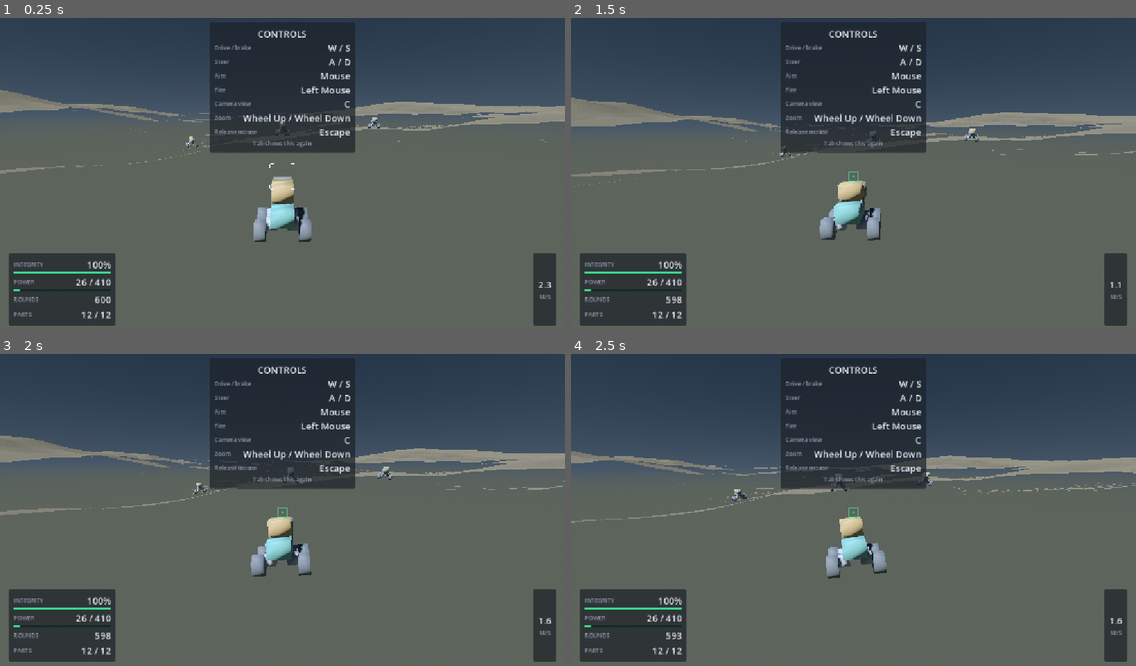
Above: before the commit, frames 1-4 (two rows, left to right).
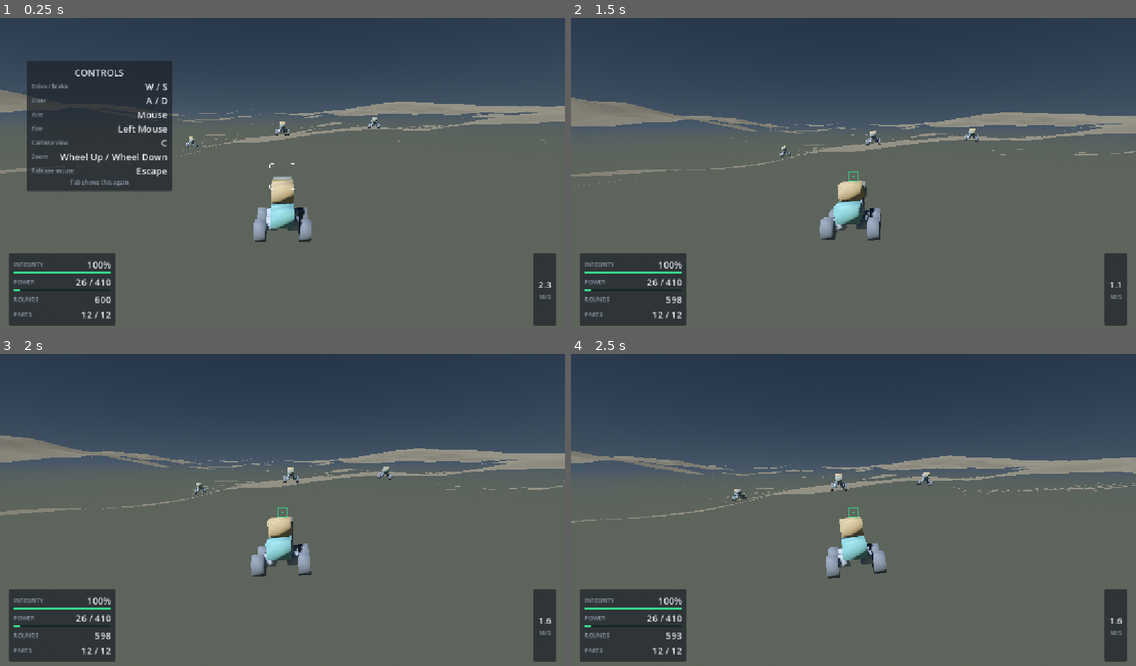
Above: after the commit, the same moments.

Repository: RobLobsta/project-syndicate
Game: Godot game, scene res://scenes/match/arena_basin.tscn
Same seed, same stepped clock (60 frames per second), same inputs: the game is played once before the commit and once after it. This scene is started directly instead of the project's main scene.
Inputs (mouse positions are in pixels of both pictures, inside the frame that each line leads up to):
- Up to frame 1 (0.25 s): no input
- Up to frame 2 (1.5 s): tap Enter (ui_accept) at 0.5, 0.77 s; move the mouse to (881, 174) at 0.52 s; hold M (build_mirror_toggle) 0.53-1.28 s; hold E (effector_cycle_group) from 0.53 s (still down); click (881, 174) at 0.67 s; move the mouse to (825, 177) at 1.27 s; tap Middle mouse button (build_pick) at 1.35 s; click (825, 177) at 1.42 s
- Up to frame 3 (2 s): keep holding E (effector_cycle_group); tap Enter (ui_accept) at 1.52 s
- Up to frame 4 (2.5 s): keep holding E (effector_cycle_group); move the mouse to (864, 506) at 2.02 s; press the mouse at (864, 506) at 2.03 s

The runs differ from the first frame. In frame 1, 20% of the frame differs, in the area x 4-63%, y 1-56%; in frame 2, 9.9%; in frame 3, 9.8%; in frame 4, 9.3%.

Commit message:
Get the controls card out of the fight
Doc 11 section 14.6 centred the card in the upper two fifths on the reasoning
that the middle of the screen is what a player looks at. The first capture of
a real match falsified it: the opponents close from ahead, so the middle is
exactly where a first-time player must be looking, and the dwell outlasts the
engagement that decides the match. The capture has an opponent directly
behind the panel at seven seconds and the card still up at ten.

Two changes, both of which section 14.6 now owns.

The card moves to the upper left, which is the only quarter of this interface
with nothing in it — the status panel is bottom left, the speed readout bottom
right, and the event feed top right.

And the dwell becomes a ceiling rather than a duration. A player who drives,
steers, or fires has demonstrated the half of the card that matters, so
whatever dwell is left collapses to the fade. Camera, zoom, and mouse release
deliberately do not count: those are the rows a player is least likely to
find alone, so pressing one is not evidence of having read the rest.

Actions are tested through Input.is_action_pressed, so a rebind is honoured
here exactly as it is on the row that lists it. The first-run flag half is
still absent and still waiting on SyndicateSettings.

Co-Authored-By: Claude Opus 5 <noreply@anthropic.com>
Claude-Session: https://claude.ai/code/session_014FsT8q3MS2optt9bqgCxto

Diff:
--- a/src/ui/hud/control_card.gd
+++ b/src/ui/hud/control_card.gd
@@ -18,30 +18,50 @@
 ## allowlisted [code]_process[/code] in the HUD and already ages the event feed
 ## against real time for §14.4. A second timer on a second node would be a second
 ## answer to how long a message stays up.
+##
+## [b]It stands down when the player shows they do not need it, and it sits out of
+## the way until then.[/b] Both halves were found by looking at a capture rather
+## than at a test: centred, it covered exactly the band of screen the three
+## opponents approach through, for the whole of the opening engagement, which is
+## decided inside its own dwell. §14.6 owns both constants.
 
 ## ===== TIMING (§14.6) ==================================================
 
-## How long the card stays up unprompted at the start of a match. Long enough to
-## read eight rows without hurrying, short enough that it is gone before the
-## opponents arrive — they close in about fifteen seconds.
+## How long the card stays up unprompted at the start of a match, for a player
+## who does nothing at all. It is a ceiling rather than a duration:
+## [method age] takes the card down as soon as the player drives, steers, or
+## fires, which is almost always first.
 const DWELL_S: float = 11.0
 ## The fade at the end of the dwell, borrowed from §9.2's toast so that
-## everything in this interface that goes away goes away at the same speed.
+## everything in this interface that goes away goes away at the same speed. It is
+## also what the dwell collapses to when the player acts, so the card leaves the
+## same way whichever thing takes it down.
 const FADE_S: float = 0.35
 
 const PANEL_MIN_WIDTH_PX: float = 300.0
 const ROW_SEPARATION_PX: int = 2
 
-## Fraction of the viewport height the card is centred within, measured from the
-## top.
-##
-## [b]Not the whole screen, and this was found by looking at it.[/b] Centred on
-## the viewport the card sits exactly on top of the player's own Assembly, which
-## §13.5 frames at about the middle — so the first thing a new player is shown is
-## a panel over the one object the panel is telling them how to drive. Centred in
-## the upper two fifths it clears the hull and still reads as the thing to look
-## at, because nothing else is up there.
-const VERTICAL_BAND: float = 0.44
+## ===== PLACEMENT (§14.6) ===============================================
+
+## The band of viewport the card is laid out inside, as fractions of the whole,
+## and the inset from the two edges it hugs.
+##
+## [b]The upper left, and this was decided by looking at a capture.[/b] Centred —
+## which is what this was, in the upper two fifths — the card covers the middle of
+## the screen for the whole of a dwell that the opening engagement is decided
+## inside. The three opponents close from ahead, so "the middle" is precisely
+## where a first-time player needs to be looking, and the capture that found it
+## has an opponent directly behind the panel at seven seconds.
+##
+## The other three corners are taken: §14.2's status panel is bottom left, §14.3's
+## speed readout bottom right, and §14.4's event feed top right. The upper left is
+## the only quarter of this interface with nothing in it, which is why the card
+## can be moved at all rather than merely shrunk.
+const BAND_LEFT: float = 0.0
+const BAND_TOP: float = 0.0
+const BAND_RIGHT: float = 0.34
+const BAND_BOTTOM: float = 0.66
+const BAND_INSET_PX: float = 16.0
 
 ## ===== STRING KEYS =====================================================
 ## CLAUDE.md §10 rule 8: never a literal user-facing string.
@@ -74,6 +94,19 @@
 const ACTION_RELEASE_MOUSE: StringName = &"build_cancel"
 const ACTION_TOGGLE_CARD: StringName = &"hud_toggle_stats"
 
+## ===== STAND-DOWN (§14.6) ==============================================
+
+## The actions that count as the player having learned the controls.
+##
+## Driving, steering, and firing — the three the card is mostly there to teach,
+## and the three a player reaches for first. Deliberately [b]not[/b] the camera
+## toggle, the zoom, or the mouse release: those are the rows a player is least
+## likely to find on their own, so pressing one is not evidence they have read the
+## rest, and the card being up is how they find the next one.
+const ACTED_ACTIONS: Array[StringName] = [
+	ACTION_THROTTLE, ACTION_BRAKE, ACTION_STEER_LEFT, ACTION_STEER_RIGHT, ACTION_FIRE
+]
+
 ## Seconds of dwell left, or zero when the card is down. Negative is not a state:
 ## the card is either up with time on it or not up at all.
 var _remaining_s: float = 0.0
@@ -84,8 +117,13 @@
 
 
 func _init() -> void:
-	set_anchors_preset(Control.PRESET_FULL_RECT)
-	anchor_bottom = VERTICAL_BAND
+	anchor_left = BAND_LEFT
+	anchor_top = BAND_TOP
+	anchor_right = BAND_RIGHT
+	anchor_bottom = BAND_BOTTOM
+	offset_left = BAND_INSET_PX
+	offset_top = BAND_INSET_PX
+	offset_right = 0.0
 	offset_bottom = 0.0
 	mouse_filter = Control.MOUSE_FILTER_IGNORE
 	visible = false
@@ -137,14 +175,33 @@
 
 ## Ages the dwell by [param dt] seconds of real time, fading over the last
 ## [constant FADE_S] of it. Driven by [MatchHud]; see the class comment.
+##
+## A player who drives, steers, or fires has demonstrated the half of this card
+## that matters, so the remaining dwell collapses to the fade rather than running
+## out on a clock. It reads the live [InputMap] through
+## [method Input.is_action_pressed] and never a keycode, so a rebind is honoured
+## here exactly as it is on the row that lists it.
 func age(dt: float) -> void:
 	if _remaining_s <= 0.0:
 		return
+	if _remaining_s > FADE_S and player_has_acted():
+		_remaining_s = FADE_S
 	_remaining_s -= dt
 	if _remaining_s <= 0.0:
 		dismiss()
 		return
 	modulate.a = minf(1.0, _remaining_s / FADE_S)
+
+
+## True while the player is holding any of [constant ACTED_ACTIONS].
+##
+## Public because it is the whole of the stand-down rule and a test that could
+## only reach it through [method age] would be asserting two things at once.
+func player_has_acted() -> bool:
+	for action: StringName in ACTED_ACTIONS:
+		if Input.is_action_pressed(action):
+			return true
+	return false
 
 
 ## ===== PRIVATE =========================================================
--- /dev/null
+++ b/tests/unit/test_control_card.gd
@@ -0,0 +1,154 @@
+extends TestCase
+## [ControlCard]'s dwell and stand-down, from
+## [code]docs/RESPONSIVE_GARAGE_UI.md[/code] §14.6.
+##
+## The card is the first thing a player sees in a match and it was, for two
+## sessions, the thing they saw *instead of* the match: centred, opaque, and up
+## for eleven seconds across the band of screen three opponents approach through.
+## Neither the placement nor the dwell moved a single check.
+##
+## Both halves are asserted here. The placement is geometry and reads as a
+## triviality until you notice that nothing else in the repository could have
+## caught it — the capture did. The stand-down is behaviour, and it is driven
+## through the real [InputMap] rather than through a flag, because §14.6's rule is
+## about what the player pressed and a test that set a boolean would assert the
+## boolean (LEARNED_FACTS.md §1 fact 40).
+##
+## No tree and no viewport: [method ControlCard.age] and the anchors are readable
+## on a node that has never been added to anything, and putting a [Control] under
+## the autoload root to look at four floats would be the more fragile test.
+
+## §14.4's event feed is the top right and §14.2's status panel the bottom left,
+## so the card must not reach into either. Quoted by value from §14.6 rather than
+## imported: a test that read [constant ControlCard.BAND_RIGHT] back out of the
+## source would move with it and assert nothing.
+const DOC_BAND_RIGHT: float = 0.34
+const DOC_BAND_BOTTOM: float = 0.66
+
+var _card: ControlCard = null
+
+
+func before_all() -> void:
+	_card = ControlCard.new()
+
+
+func after_all() -> void:
+	if _card != null:
+		_card.free()
+		_card = null
+
+
+## Released at the top of every test rather than the bottom: the runner sorts
+## methods, and a test that failed part-way through would otherwise leave a key
+## held for the next one (LEARNED_FACTS.md §1 fact 40).
+func _release_all() -> void:
+	for action: StringName in ControlCard.ACTED_ACTIONS:
+		Input.action_release(action)
+
+
+func test_the_card_sits_in_the_upper_left_and_leaves_the_other_corners_alone() -> void:
+	_release_all()
+	check_approx(_card.anchor_left, 0.0, "flush to the left edge, before its inset")
+	check_approx(_card.anchor_top, 0.0, "and to the top")
+	check_approx(_card.anchor_right, DOC_BAND_RIGHT, "a third of the width, per §14.6")
+	check_approx(_card.anchor_bottom, DOC_BAND_BOTTOM, "and two thirds of the height")
+	# The assertion that carries the finding: whatever the band is, it must not be
+	# the middle of the screen, because that is where the opponents come from.
+	check_true(
+		_card.anchor_right < 0.5,
+		"the card clears the centre of the screen horizontally, which is the whole "
+			+ "point of §14.6's placement amendment"
+	)
+	check_true(_card.offset_left > 0.0, "and is inset from the edge rather than flush")
+
+
+func test_the_dwell_runs_out_for_a_player_who_does_nothing() -> void:
+	_release_all()
+	_card.raise()
+	check_true(_card.is_raised(), "raising it puts it up")
+	# One second short of the dwell, in one-second steps: a player sitting still
+	# keeps the card for the whole of it.
+	for i: int in int(ControlCard.DWELL_S) - 1:
+		_card.age(1.0)
+	check_true(_card.is_raised(), "and it is still up a second before the dwell expires")
+	_card.age(2.0)
+	check_false(_card.is_raised(), "and down after it")
+
+
+## §14.6's stand-down. The card goes when the player takes hold of the machine,
+## which is almost always long before eleven seconds.
+func test_driving_takes_the_card_down_without_waiting_for_the_dwell() -> void:
+	_release_all()
+	_card.raise()
+	_card.age(0.5)
+	check_true(_card.is_raised(), "half a second in, the card is up")
+
+	Input.action_press(ControlCard.ACTION_THROTTLE)
+	check_true(_card.player_has_acted(), "the throttle counts as having acted")
+	_card.age(0.01)
+	check_true(
+		_card.is_raised(),
+		"the card does not vanish on the frame the key goes down; it fades"
+	)
+	_card.age(ControlCard.FADE_S)
+	check_false(
+		_card.is_raised(),
+		"and is gone one fade later, not %.1f seconds later" % ControlCard.DWELL_S
+	)
+	_release_all()
+
+
+## Every action in §14.6's list, one at a time. A list that had lost an entry
+## would pass a test that only pressed the throttle.
+func test_every_acted_action_stands_the_card_down() -> void:
+	_release_all()
+	for action: StringName in ControlCard.ACTED_ACTIONS:
+		_card.raise()
+		_card.age(0.5)
+		Input.action_press(action)
+		_card.age(0.01)
+		_card.age(ControlCard.FADE_S)
+		check_false(_card.is_raised(), "%s takes the card down" % action)
+		Input.action_release(action)
+
+
+## The exclusions are a decision and not an oversight — §14.6 says why — so they
+## are asserted, or the list could quietly grow to every action in the map.
+func test_the_rows_a_player_cannot_guess_do_not_stand_it_down() -> void:
+	_release_all()
+	for action: StringName in [
+		ControlCard.ACTION_CAMERA,
+		ControlCard.ACTION_ZOOM_IN,
+		ControlCard.ACTION_RELEASE_MOUSE,
+	] as Array[StringName]:
+		_card.raise()
+		Input.action_press(action)
+		_card.age(0.01)
+		_card.age(ControlCard.FADE_S)
+		check_true(
+			_card.is_raised(),
+			"%s is a row a player is least likely to find alone; pressing it is not "
+				% action + "evidence they have read the rest"
+		)
+		Input.action_release(action)
+	_card.dismiss()
+
+
+## The toggle is the way back to it, and it must survive the stand-down: a player
+## who pressed the throttle and then wants the card again presses
+## [constant ControlCard.ACTION_TOGGLE_CARD] and gets a full dwell.
+func test_the_toggle_restores_a_full_dwell_after_a_stand_down() -> void:
+	_release_all()
+	_card.raise()
+	Input.action_press(ControlCard.ACTION_THROTTLE)
+	_card.age(0.01)
+	_card.age(ControlCard.FADE_S)
+	check_false(_card.is_raised(), "the card stood down")
+	Input.action_release(ControlCard.ACTION_THROTTLE)
+
+	_card.toggle()
+	check_true(_card.is_raised(), "and the toggle brings it back")
+	for i: int in int(ControlCard.DWELL_S) - 1:
+		_card.age(1.0)
+	check_true(_card.is_raised(), "with the whole dwell on it again")
+	_card.dismiss()
Not shown, added: tests/unit/test_control_card.gd.uid
Not shown, changed: docs/RESPONSIVE_GARAGE_UI.md
